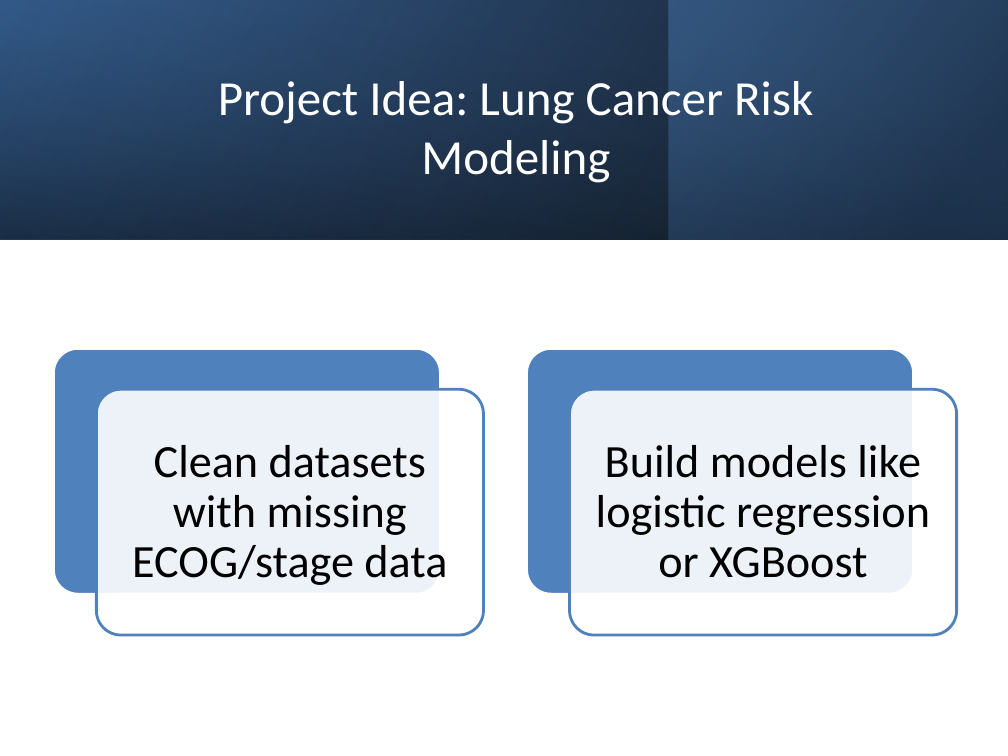
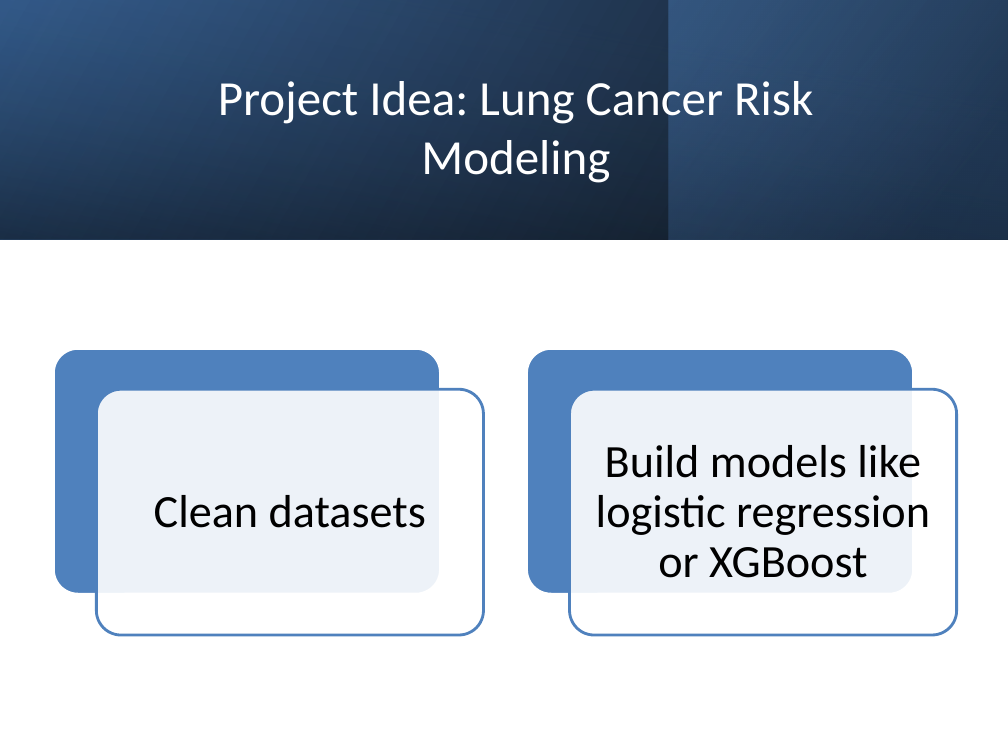
Before and after one commit to Kimformatics/ChatGPT_PersonalProjects, a slide deck: slide 6 of finalChatGPT_Cancer_Epi_Personal_Projects.pptx. Drawn at 1008x756 pixels with LibreOffice and Linux fonts; fonts in the diff are those of the drawing. Boxes give left, top, right and bottom in pixels: in the first picture for what was removed or moved away, otherwise in the second. Text is boxed around its words. In the diff, an @@ line names an element or a change of style, - is before the commit and + after.

```diff
--- a/finalChatGPT_Cancer_Epi_Personal_Projects.pptx
+++ b/finalChatGPT_Cancer_Epi_Personal_Projects.pptx
@@ text at [154,495,426,528]: text changed @@
-Clean datasets with missing ECOG/stage data
+Clean datasets
```
Also in this commit, not shown: 3 other slides changed, 1 slide added.
